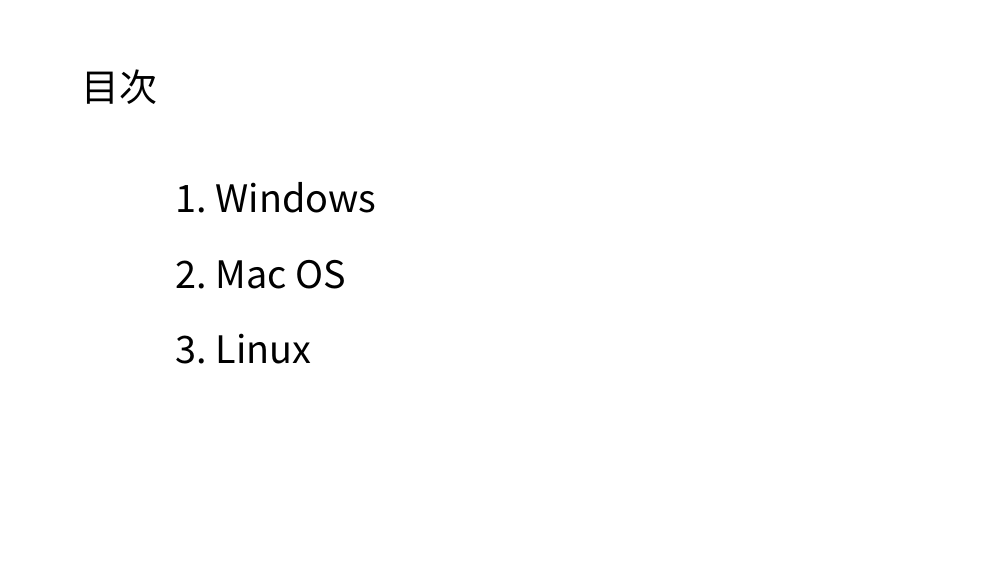
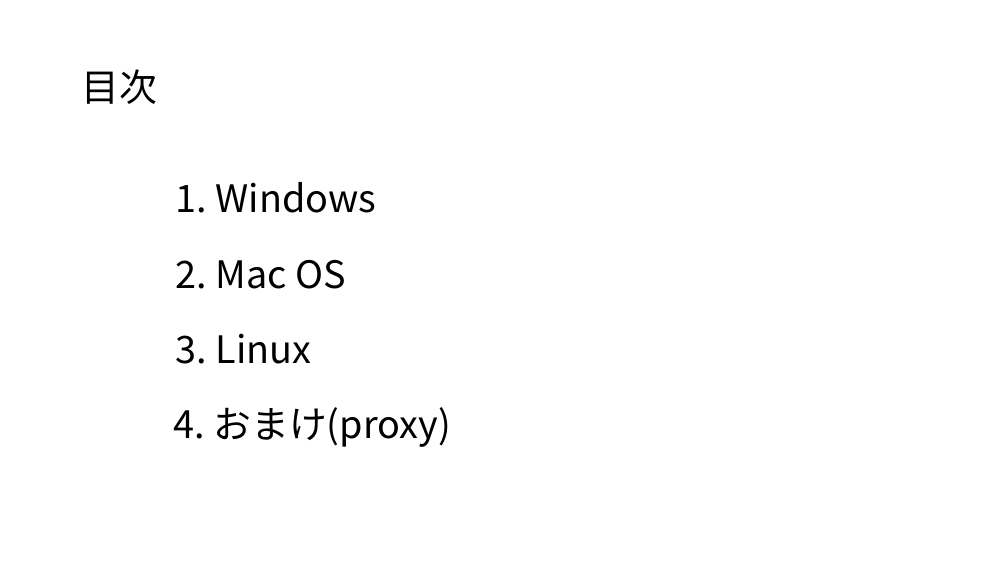
Before and after one commit to satetsu007/NLP_test, a slide deck: slide 2 of doc/mecab.pptx. Drawn at 1008x567 pixels with LibreOffice and Linux fonts; fonts in the diff are those of the drawing. Boxes give left, top, right and bottom in pixels: in the first picture for what was removed or moved away, otherwise in the second. Text is boxed around its words. In the diff, an @@ line names an element or a change of style, - is before the commit and + after.

```diff
--- a/doc/mecab.pptx
+++ b/doc/mecab.pptx
@@ text added at [174,407,450,447], 36 pt, text #000000 @@
+4. おまけ(proxy)
```
Also in this commit, not shown: 6 other slides changed, 2 slides added, 1 other file.
